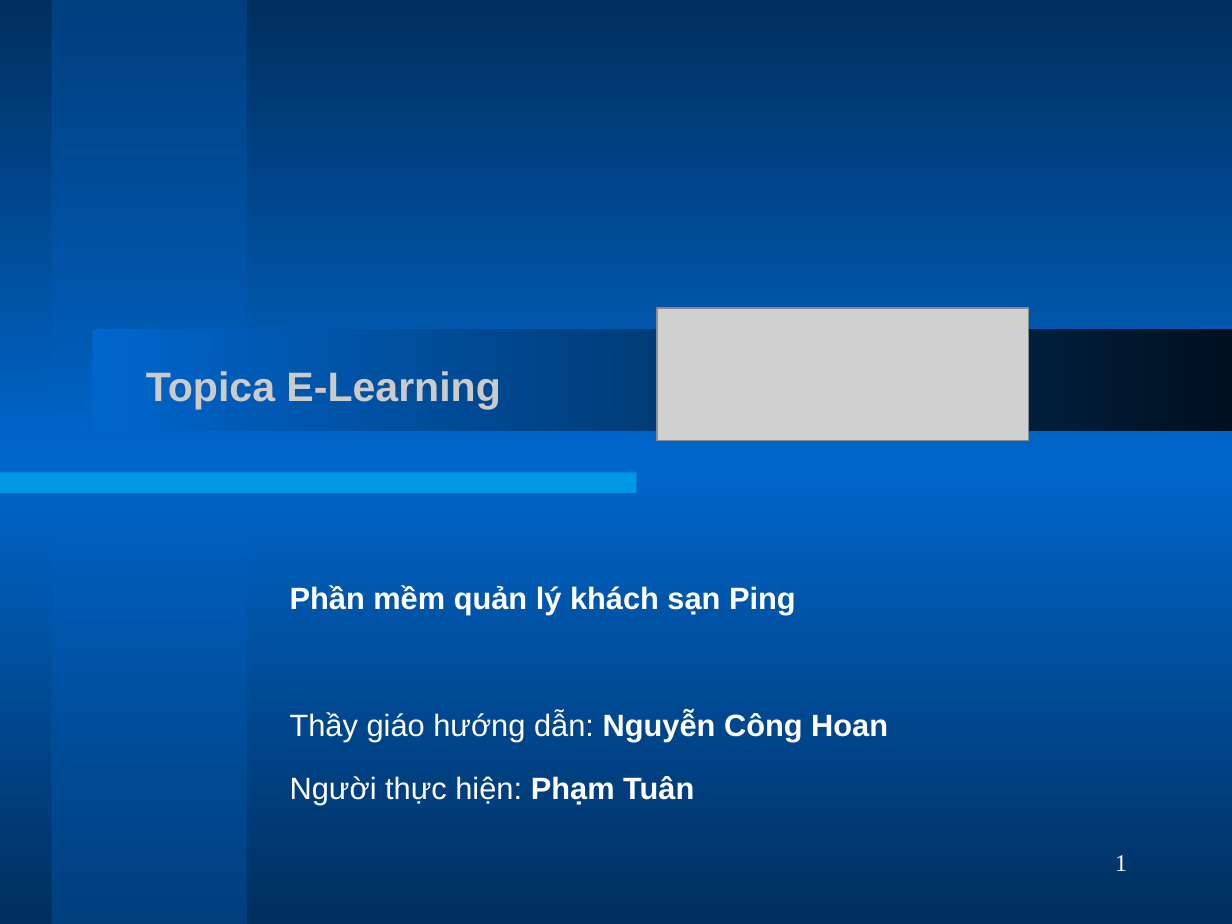
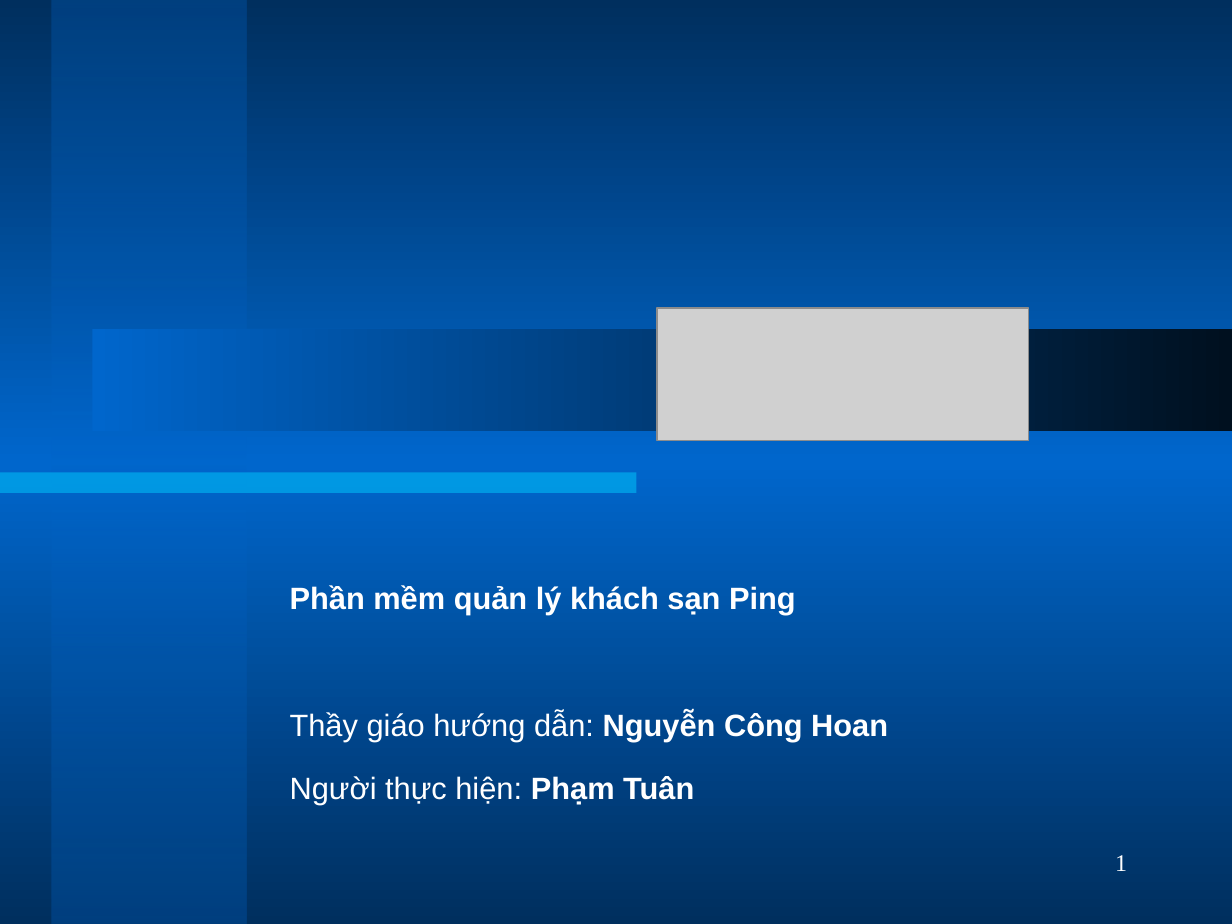
Before and after one commit to phamtuanchip/PHS, a slide deck: slide 1 of Documents/slides.ppt. Drawn at 1232x924 pixels with LibreOffice and Linux fonts; fonts in the diff are those of the drawing; grey boxes stand for pictures. Boxes give left, top, right and bottom in pixels: in the first picture for what was removed or moved away, otherwise in the second. Text is boxed around its words. In the diff, an @@ line names an element or a change of style, - is before the commit and + after.

```diff
--- a/Documents/slides.ppt
+++ b/Documents/slides.ppt
@@ title removed at <box>146,371,500,409</box> @@
-Topica E-Learning
```
Also in this commit, not shown: 11 other files.
